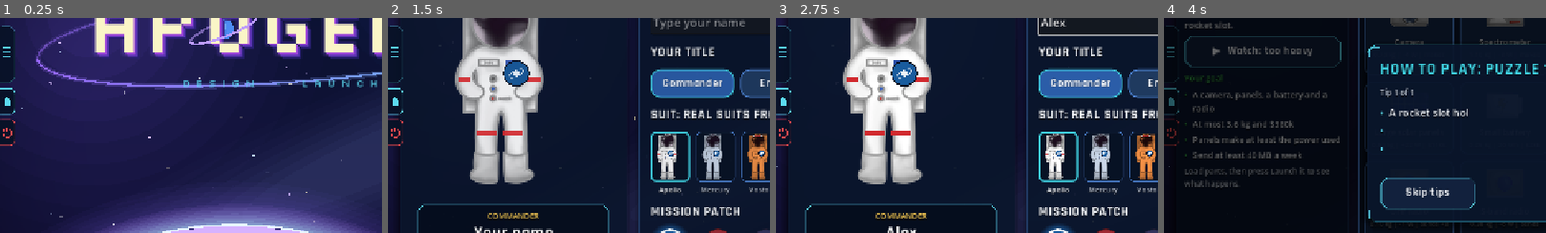
Above: before the commit, frames 1-4 (left to right).
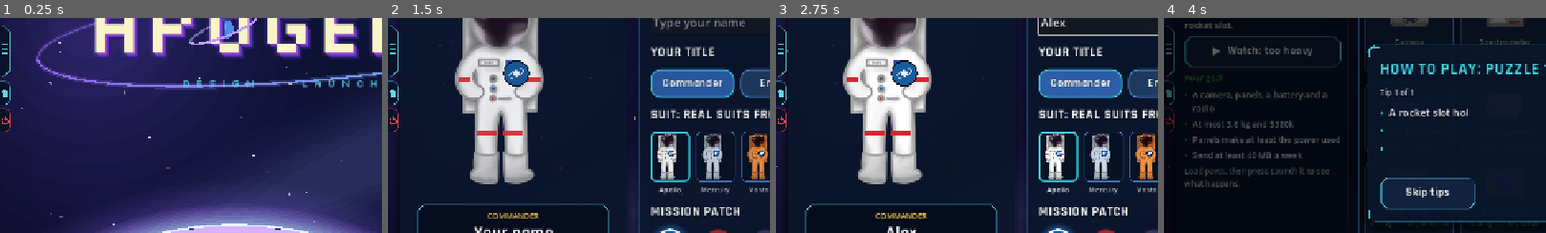
Above: after the commit, the same moments.

Repository: a77chand/apogeic
Game: Godot game, scene res://scenes/main.tscn
The game is run twice, just before and just after one commit, with the same random seed, the same clock (stepped at 60 frames per second) and the same inputs.
Inputs (mouse positions are % of the whole screen's width and height, from its top left):
- Up to frame 1 (0.25 s): no input
- Up to frame 2 (1.5 s): click "SELF-TEST" at 0.5 s; click "PLAY >" at 1.25 s
- Up to frame 3 (2.75 s): click (66, 24) at 2.02 s; type "Alex" at 2.1 s
- Up to frame 4 (4 s): click "Done" at 2.75 s; click "Play" at 3.5 s
The pictures show only the part of the screen within x 0-50%, y 23-73%; the shares and areas given below are measured in that part.

The runs differ from the first frame. In frame 1, 1.1% of the frame differs, in the area x 0-4%, y 3-60%; in frame 2, 0.6%; in frame 3, 0.6%; in frame 4, 0.5%.

Commit message:
Fix test lab and operations not loading (restore toast helpers); add load_check and flow_check tests; Puzzle 3 pictures and captions aligned; slimmer menu tabs

Diff:
--- a/scripts/ui/data_pipe.gd
+++ b/scripts/ui/data_pipe.gd
@@ -37,12 +37,23 @@
 	_place_pics()
 
 
+## One layout used by both the pictures and the drawing, so they always line up:
+## the centre of each circle, and its radius.
+const R: float = 34.0
+const PIC: float = 50.0
+
+
+func _centres() -> Array:
+	var cy: float = 18.0 + R
+	return [Vector2(70.0, cy), Vector2(size.x * 0.5, cy), Vector2(size.x - 70.0, cy)]
+
+
 func _place_pics() -> void:
-	var xs: Array = [70.0, size.x * 0.5, size.x - 70.0]
+	var cs: Array = _centres()
 	for i in range(_pics.size()):
 		var pic: Control = _pics[i]
-		pic.size = Vector2(62, 62)
-		pic.position = Vector2(float(xs[i]) - 31.0, size.y * 0.5 + 6.0 - 41.0)
+		pic.size = Vector2(PIC, PIC)
+		pic.position = (cs[i] as Vector2) - Vector2(PIC, PIC) * 0.5
 
 
 func set_flow(make: float, send: float, delivered: float, need: float) -> void:
@@ -58,58 +69,57 @@
 	queue_redraw()
 
 
+func _text(font: Font, text: String, centre_x: float, y: float, fs: int, col: Color) -> void:
+	var tw: float = font.get_string_size(text, HORIZONTAL_ALIGNMENT_LEFT, -1.0, fs).x
+	draw_string(font, Vector2(centre_x - tw * 0.5, y), text, HORIZONTAL_ALIGNMENT_LEFT, -1.0, fs, col)
+
+
 func _draw() -> void:
-	var w: float = size.x
-	var mid: float = size.y * 0.5 + 6.0
 	var font: Font = ThemeDB.fallback_font
-	var nodes: Array = [["CAMERA", "makes", _make], ["RADIO", "sends", _send], ["GROUND", "gets", _delivered]]
-	var xs: Array = [70.0, w * 0.5, w - 70.0]
+	var cs: Array = _centres()
+	var cy: float = (cs[0] as Vector2).y
+	var nodes: Array = [["CAMERA", _make], ["RADIO", _send], ["GROUND", _delivered]]
 	var bottleneck_is_radio: bool = _send < _make
-	# pipes between the boxes
+	var short: bool = _delivered < _need
+	# pipes between the circles, as thick as the data flowing through them
 	for i in range(2):
-		var x0: float = float(xs[i]) + 44.0
-		var x1: float = float(xs[i + 1]) - 44.0
+		var x0: float = (cs[i] as Vector2).x + R + 6.0
+		var x1: float = (cs[i + 1] as Vector2).x - R - 6.0
 		var rate: float = _make if i == 0 else _delivered
-		var thick: float = clampf(rate / FULL_MB_WK * 34.0, 3.0, 34.0)
+		var thick: float = clampf(rate / FULL_MB_WK * 30.0, 3.0, 30.0)
 		var c: Color = UI.C_ACCENT
-		if i == 1 and bottleneck_is_radio and _delivered < _need:
+		if i == 1 and bottleneck_is_radio and short:
 			c = UI.C_RED
-		elif i == 1 and _delivered >= _need:
+		elif i == 1 and not short:
 			c = UI.C_GREEN
-		draw_rect(Rect2(x0, mid - thick * 0.5, x1 - x0, thick), Color(c, 0.35))
-		draw_rect(Rect2(x0, mid - thick * 0.5, x1 - x0, thick), Color(c, 0.9), false, 1.5)
-		# moving dots: the data flowing
+		draw_rect(Rect2(x0, cy - thick * 0.5, x1 - x0, thick), Color(c, 0.35))
+		draw_rect(Rect2(x0, cy - thick * 0.5, x1 - x0, thick), Color(c, 0.9), false, 1.5)
 		var gap: float = 26.0
-		var shift: float = fmod(_t * 60.0, gap)
-		var x: float = x0 + shift
+		var x: float = x0 + fmod(_t * 60.0, gap)
 		while x < x1:
-			draw_circle(Vector2(x, mid), minf(4.0, thick * 0.3), Color(1, 1, 1, 0.8))
+			draw_circle(Vector2(x, cy), minf(4.0, thick * 0.3), Color(1, 1, 1, 0.8))
 			x += gap
-		draw_string(font, Vector2((x0 + x1) * 0.5 - 40.0, mid - 24.0), "%d MB/wk" % int(round(rate)), HORIZONTAL_ALIGNMENT_LEFT, -1.0, 14, c)
-	# a glow under each picture (red at the bottleneck, green or orange at the ground),
-	# and a short caption under it
+		_text(font, "%d MB/wk" % int(round(rate)), (x0 + x1) * 0.5, cy - 22.0, 14, c)
+	# a ring behind each picture, and its caption centred under it
 	for i in range(3):
 		var n: Array = nodes[i]
-		var cx: float = float(xs[i])
+		var cc: Vector2 = cs[i]
 		var edge: Color = UI.C_ACCENT
-		if i == 1 and bottleneck_is_radio and _delivered < _need:
+		if i == 1 and bottleneck_is_radio and short:
 			edge = UI.C_RED
 		if i == 2:
-			edge = UI.C_GREEN if _delivered >= _need else UI.C_ORANGE
-		var c: Vector2 = Vector2(cx, mid - 4.0)
-		draw_circle(c, 40.0, Color(0.02, 0.05, 0.12, 0.85))
-		draw_arc(c, 40.0, 0.0, TAU, 48, edge, 2.5)
-		draw_circle(c, 45.0, Color(edge, 0.10))
-		var caption: String = "%s  %d" % [str(n[0]), int(round(float(n[2])))]
-		var tw: float = font.get_string_size(caption, HORIZONTAL_ALIGNMENT_LEFT, -1.0, 14).x
-		draw_string(font, Vector2(cx - tw * 0.5, mid + 48.0), caption, HORIZONTAL_ALIGNMENT_LEFT, -1.0, 14, edge)
-	# the label over the narrowest step
-	var label_x: float = float(xs[1]) - 44.0
-	mid -= 6.0
-	if _delivered >= _need:
-		draw_string(font, Vector2(float(xs[2]) - 70.0, mid - 54.0), "GOAL MET (%d)" % int(round(_need)), HORIZONTAL_ALIGNMENT_LEFT, -1.0, 14, UI.C_GREEN)
+			edge = UI.C_GREEN if not short else UI.C_ORANGE
+		draw_circle(cc, R + 5.0, Color(edge, 0.10))
+		draw_circle(cc, R, Color(0.02, 0.05, 0.12, 0.9))
+		draw_arc(cc, R, 0.0, TAU, 48, edge, 2.5)
+		var caption: String = "%s  %d" % [str(n[0]), int(round(float(n[1])))]
+		if i == 2:
+			caption = "GROUND  %d of %d" % [int(round(_delivered)), int(round(_need))]
+		_text(font, caption, cc.x, cc.y + R + 20.0, 14, edge)
+	# what is wrong, above the step that causes it
+	if not short:
+		_text(font, "GOAL MET", (cs[2] as Vector2).x, 12.0, 13, UI.C_GREEN)
 	elif bottleneck_is_radio:
-		draw_string(font, Vector2(label_x, mid - 54.0), "BOTTLENECK", HORIZONTAL_ALIGNMENT_LEFT, -1.0, 15, UI.C_RED)
+		_text(font, "BOTTLENECK", (cs[1] as Vector2).x, 12.0, 13, UI.C_RED)
 	else:
-		draw_string(font, Vector2(float(xs[0]) - 50.0, mid - 54.0), "TOO LITTLE DATA MADE", HORIZONTAL_ALIGNMENT_LEFT, -1.0, 14, UI.C_RED)
-	draw_string(font, Vector2(float(xs[2]) - 46.0, mid + 62.0), "needs %d" % int(round(_need)), HORIZONTAL_ALIGNMENT_LEFT, -1.0, 12, UI.C_MUTED)
+		_text(font, "TOO LITTLE DATA MADE", (cs[0] as Vector2).x + 40.0, 12.0, 13, UI.C_RED)
--- a/scripts/ui/menu.gd
+++ b/scripts/ui/menu.gd
@@ -9,7 +9,7 @@
 const Confirm = preload("res://scripts/ui/confirm.gd")
 const Sources = preload("res://scripts/ui/sources.gd")
 
-const TAB_RECT: Rect2 = Rect2(0, 180, 26, 96)
+const TAB_RECT: Rect2 = Rect2(0, 180, 17, 84)   # narrow: screens start at x = 20
 
 var _tab: Button = null
 var _layer: Control = null        # the open panel and its dim background, or null
@@ -43,7 +43,7 @@
 	add_child(_tab)
 	# two small tabs under it: home, and quit (a power symbol)
 	_side_tab(Vector2(0, TAB_RECT.end.y + 8.0), "Exit to home", _on_home, "home")
-	_side_tab(Vector2(0, TAB_RECT.end.y + 60.0), "Quit game", _on_exit, "power")
+	_side_tab(Vector2(0, TAB_RECT.end.y + 54.0), "Quit game", _on_exit, "power")
 
 
 func _side_tab(pos: Vector2, tip: String, on_press: Callable, icon: String) -> void:
@@ -62,16 +62,16 @@
 	b.add_theme_stylebox_override("hover", hover)
 	b.add_theme_stylebox_override("pressed", hover)
 	b.position = pos
-	b.size = Vector2(26, 44)
+	b.size = Vector2(17, 40)
 	b.pressed.connect(on_press)
 	b.draw.connect(func() -> void:
-		var m: Vector2 = Vector2(12, 22)
+		var m: Vector2 = Vector2(8, 20)
 		if icon == "home":
-			b.draw_colored_polygon(PackedVector2Array([m + Vector2(-7, -1), m + Vector2(0, -8), m + Vector2(7, -1)]), accent)
-			b.draw_rect(Rect2(m + Vector2(-5, -1), Vector2(10, 8)), accent)
+			b.draw_colored_polygon(PackedVector2Array([m + Vector2(-6, -1), m + Vector2(0, -7), m + Vector2(6, -1)]), accent)
+			b.draw_rect(Rect2(m + Vector2(-4, -1), Vector2(8, 7)), accent)
 		else:
-			b.draw_arc(m + Vector2(0, 1), 7.0, -PI * 0.3, PI * 1.3, 16, accent, 2.0)
-			b.draw_line(m + Vector2(0, -8), m + Vector2(0, 0), accent, 2.0))
+			b.draw_arc(m + Vector2(0, 1), 5.5, -PI * 0.3, PI * 1.3, 16, accent, 2.0)
+			b.draw_line(m + Vector2(0, -6), m + Vector2(0, 0), accent, 2.0))
 	add_child(b)
 
 
@@ -80,7 +80,7 @@
 	var c: Color = Color(UI.C_ACCENT, 0.95)
 	for i in range(3):
 		var y: float = 36.0 + float(i) * 8.0
-		_tab.draw_line(Vector2(6, y), Vector2(19, y), c, 2.0)
+		_tab.draw_line(Vector2(3, y - 6.0), Vector2(13, y - 6.0), c, 2.0)
 
 
 func is_open() -> bool:
--- a/scripts/ui/ui.gd
+++ b/scripts/ui/ui.gd
@@ -243,6 +243,50 @@
 	ci.draw_colored_polygon(pts, color)
 
 
+## A short message in the bottom-right corner that fades out after a few seconds.
+## Used for feedback after a choice: how good it was and why.
+static func toast(host: Node, title: String, text: String, color: Color, seconds: float = 6.0) -> void:
+	var panel: PanelContainer = PanelContainer.new()
+	var sb: StyleBoxFlat = box(Color(0.02, 0.05, 0.11, 0.95), color, 8, 2, 12.0)
+	sb.border_width_left = 6
+	panel.add_theme_stylebox_override("panel", sb)
+	panel.mouse_filter = Control.MOUSE_FILTER_IGNORE
+	panel.z_index = 50
+	var col: VBoxContainer = vbox(4)
+	panel.add_child(col)
+	col.add_child(label(title, 18, color))
+	var l: Label = label(text, 14, C_TEXT, true)
+	l.custom_minimum_size = Vector2(380.0, 0.0)
+	col.add_child(l)
+	host.add_child(panel)
+	panel.position = Vector2(1270.0, 470.0)
+	panel.size = Vector2(410.0, 0.0)
+	var tw: Tween = panel.create_tween()
+	tw.tween_property(panel, "position:x", 850.0, 0.35).set_trans(Tween.TRANS_CUBIC).set_ease(Tween.EASE_OUT)
+	tw.tween_interval(seconds)
+	tw.tween_property(panel, "modulate:a", 0.0, 0.8)
+	tw.tween_callback(panel.queue_free)
+
+
+## The feedback toast for an event choice (see Sim.choice_rating).
+static func choice_toast(host: Node, rating: Dictionary, late: bool) -> void:
+	var r: String = str(rating.get("rating", "fair"))
+	var why: String = str(rating.get("why", ""))
+	var real: String = str(rating.get("real", ""))
+	if real != "":
+		# this is the choice the real team made: say so, and leave it up longer to read
+		why += "\nReal life: " + real
+	var secs: float = 12.0 if real != "" else 6.0
+	if late:
+		toast(host, "Time ran out", "The default was picked for you. " + why, C_RED, secs)
+	elif r == "best":
+		toast(host, "Optimal choice. Well done!", why, C_GREEN, secs)
+	elif r == "fair":
+		toast(host, "Fair choice", why, C_YELLOW, secs)
+	else:
+		toast(host, "Costly choice", why, C_RED, secs)
+
+
 static func label(text: String, size: int = 16, color: Color = C_TEXT, wrap: bool = false) -> Label:
 	# The menu's text size setting changes body text only: labels that wrap, so they can
 	# reflow. Headings and single-line labels in tight spots (bars, pills) keep their size,
--- /dev/null
+++ b/tests/flow_check.gd
@@ -0,0 +1,93 @@
+## Plays through the real screens, the way a player would, and checks that each screen
+## opens and that a mission actually flies: test lab, launch, operations (sped up), report.
+## It answers event cards on its own. The save file is copied first and put back at the end.
+##   godot --headless --path . -s tests/flow_check.gd
+extends SceneTree
+
+var fails: Array = []
+var gs: Node = null
+
+
+func check(ok: bool, what: String) -> void:
+	if not ok:
+		fails.append(what)
+		print("FAIL  " + what)
+
+
+func _initialize() -> void:
+	run.call_deferred()
+
+
+func current() -> String:
+	return str(gs.router.call("current_id"))
+
+
+## Clicks the first choice on any event card or tip box that is open.
+func answer_popups() -> void:
+	for c in root.find_children("*", "Control", true, false):
+		if c.has_signal("chosen") and is_instance_valid(c) and not bool(c.get("_done")):
+			c.call("_on_choice", 0)
+		elif c.has_method("_finish") and c.get_script() != null and str(c.get_script().resource_path).ends_with("tutorial.gd"):
+			c.call("_finish")
+
+
+func wait(seconds: float) -> void:
+	var t: float = 0.0
+	while t < seconds:
+		await process_frame
+		answer_popups()
+		t += 1.0 / 60.0 * Engine.time_scale
+
+
+func run() -> void:
+	var main: Control = load("res://scenes/main.tscn").instantiate()
+	root.add_child(main)
+	gs = root.get_node("GameState")
+	var saved_file: String = FileAccess.get_file_as_string(gs.SAVE_PATH) if FileAccess.file_exists(gs.SAVE_PATH) else ""
+	gs.set("tips_on", false)
+	# every screen opens
+	for id in ["title", "guide", "profile", "ladder", "puzzle_mass", "puzzle_power", "puzzle_link", "puzzle_time", "missions", "trivia", "truck", "briefing", "workshop"]:
+		gs.go(id)
+		await wait(0.3)
+		check(current() == id, "screen opens: " + id)
+	# fly missions 1 and 2 with a design that can earn 3 stars
+	var designs: Dictionary = {
+		"level1": {"solar": "solar_small", "battery": "battery_small", "instrument": "camera_std", "radio": "radio_uhf", "extra_a": "antenna_big", "extra_b": "ground2"},
+		"level4": {"solar": "solar_small", "battery": "battery_small", "instrument": "camera_std", "radio": "radio_uhf", "extra_a": "antenna_big", "extra_b": "ground2"},
+		"level2": {"solar": "solar_small", "battery": "battery_small", "instrument": "spectrometer", "radio": "radio_uhf", "extra_a": "ground2", "extra_b": ""},
+	}
+	Engine.time_scale = 30.0
+	for mid in designs.keys():
+		gs.set_mission(mid)
+		var d: Dictionary = designs[mid]
+		for k in d.keys():
+			gs.set_slot(k, d[k])
+		gs.go("test_lab")
+		await wait(2.0)
+		check(current() == "test_lab", mid + ": test lab opens")
+		gs.go("launch")
+		var guard: int = 0
+		while current() != "ops" and guard < 4000:
+			await process_frame
+			answer_popups()
+			guard += 1
+		check(current() == "ops", mid + ": launch goes on to operations")
+		guard = 0
+		while current() != "report" and guard < 20000:
+			await process_frame
+			answer_popups()
+			guard += 1
+		check(current() == "report", mid + ": operations ends in the report")
+		var delivered: float = float(gs.ops.get("delivered_mb", 0.0))
+		print("%s delivered %.0f MB, stars %d" % [mid, delivered, int(gs.mission_stars.get(mid, 0))])
+		check(delivered > 0.0, mid + ": data reaches the ground")
+	Engine.time_scale = 1.0
+	# put the player's save back exactly as it was
+	if saved_file != "":
+		var f: FileAccess = FileAccess.open(gs.SAVE_PATH, FileAccess.WRITE)
+		f.store_string(saved_file)
+		f.close()
+	else:
+		DirAccess.remove_absolute(ProjectSettings.globalize_path(gs.SAVE_PATH))
+	print("FLOW CHECK PASSED" if fails.is_empty() else "FLOW CHECK: %d failure(s)" % fails.size())
+	quit(0 if fails.is_empty() else 1)
--- /dev/null
+++ b/tests/load_check.gd
@@ -0,0 +1,19 @@
+## Loads every script in the game and fails if any of them does not compile. A screen that
+## does not compile shows nothing at all when the game goes to it, so run this before every
+## merge (run_tests.gd only checks the rules, not the screens).
+##   godot --headless --path . -s tests/load_check.gd
+extends SceneTree
+
+
+func _initialize() -> void:
+	var bad: int = 0
+	for dir in ["res://scripts", "res://scripts/screens", "res://scripts/ui", "res://scripts/core", "res://scripts/autoload"]:
+		for f in DirAccess.get_files_at(dir):
+			if not f.ends_with(".gd"):
+				continue
+			var s: GDScript = load(dir + "/" + f)
+			if s == null or not s.can_instantiate():
+				print("BROKEN  " + dir + "/" + f)
+				bad += 1
+	print("LOAD CHECK PASSED" if bad == 0 else "LOAD CHECK: %d script(s) do not compile" % bad)
+	quit(0 if bad == 0 else 1)
Not shown, added: scripts/ui/drive_test.gd.uid
